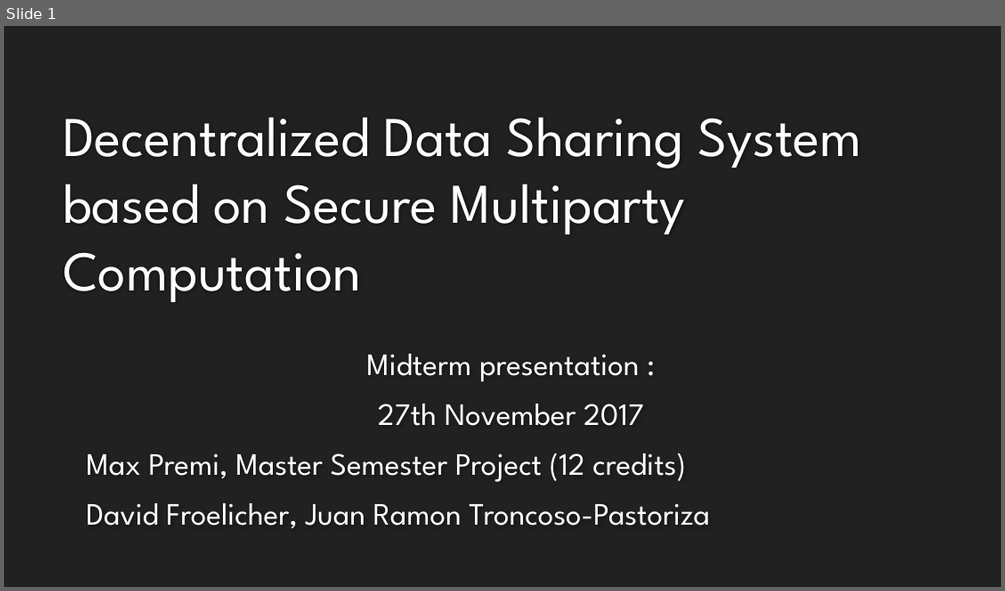
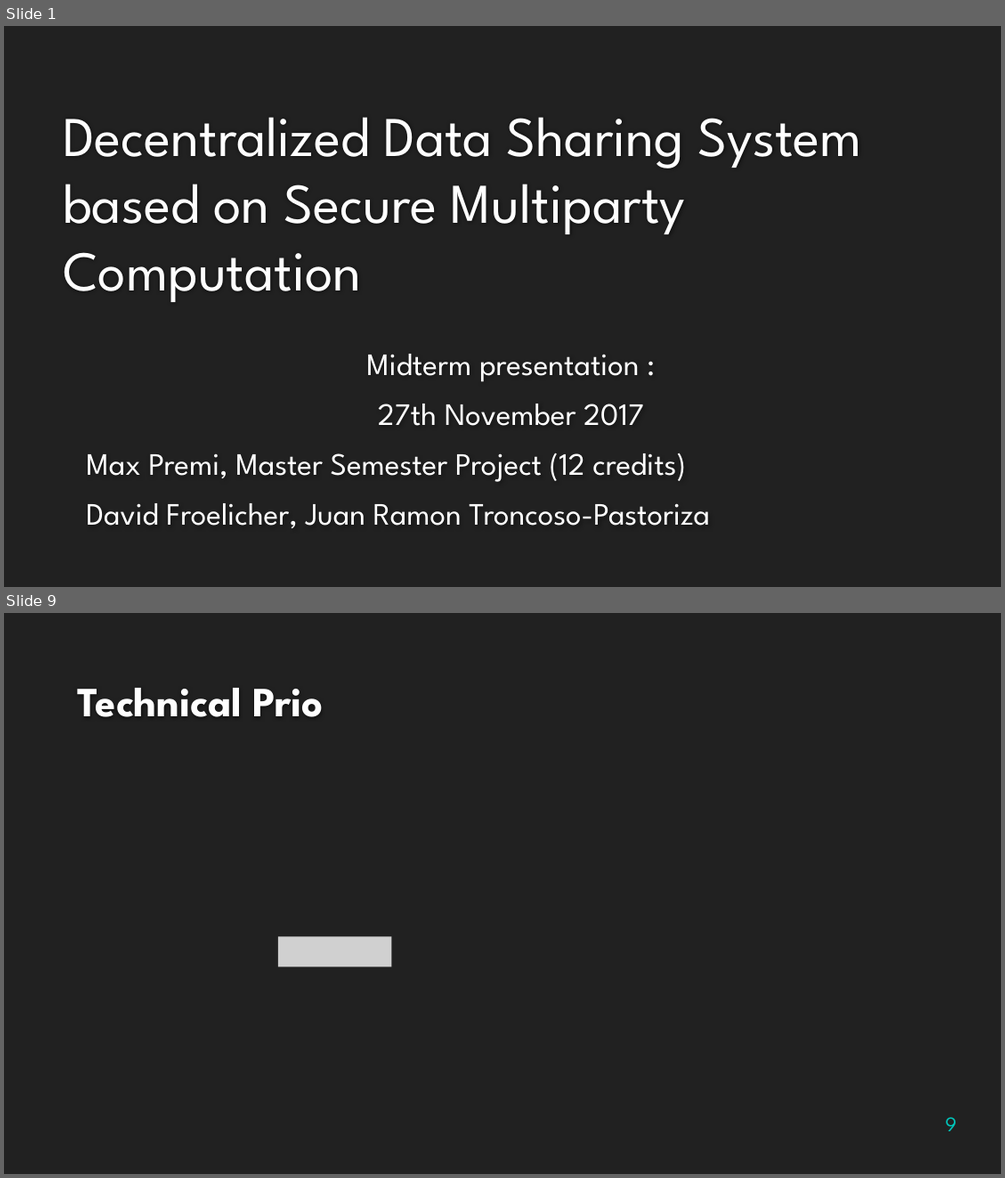
Before and after one commit to maxpr/MasterProjectDocuments, a slide deck: doc/Présentation.pptx. Shown one above the other, each under a label of ours: slide 1 before the commit, slides 1 and 9 after it; the slides between them are not shown. The pictures are 1005x591 and 1005x1178 pixels, drawn with LibreOffice and Linux fonts; fonts in the diff are those of the drawing; grey boxes stand for pictures; background and template pictures are left out. Boxes give left, top, right and bottom in pixels: in the first picture for what was removed or moved away, otherwise in the second. Text is boxed around its words. In the diff, an @@ line names an element or a change of style, - is before the commit and + after.

```diff
--- a/doc/Présentation.pptx
+++ b/doc/Présentation.pptx
@@ slide 9 added at [4, 613, 1001, 1174], background #212121 @@
@@ title added at [78, 688, 323, 717], 40 pt, text #FEFEFE, bold @@
+Technical Prio
@@ picture added at [278, 937, 392, 966] @@
@@ page number added at [945, 1117, 956, 1131], 20 pt, text #00C6BB @@
+9
```
Also in this commit, not shown: 5 slides changed, 2 other slides added, 1 slide removed, 17 other files.
